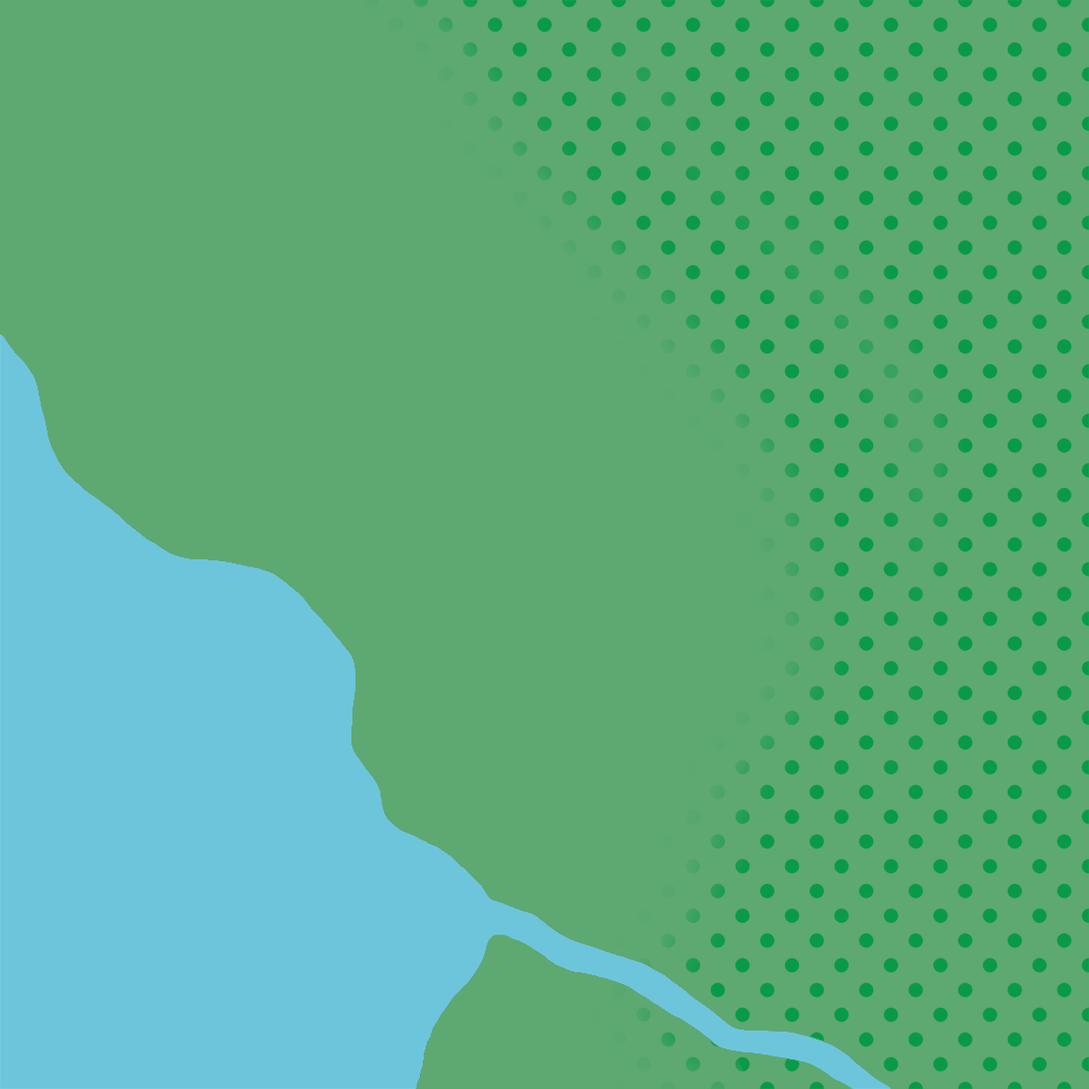
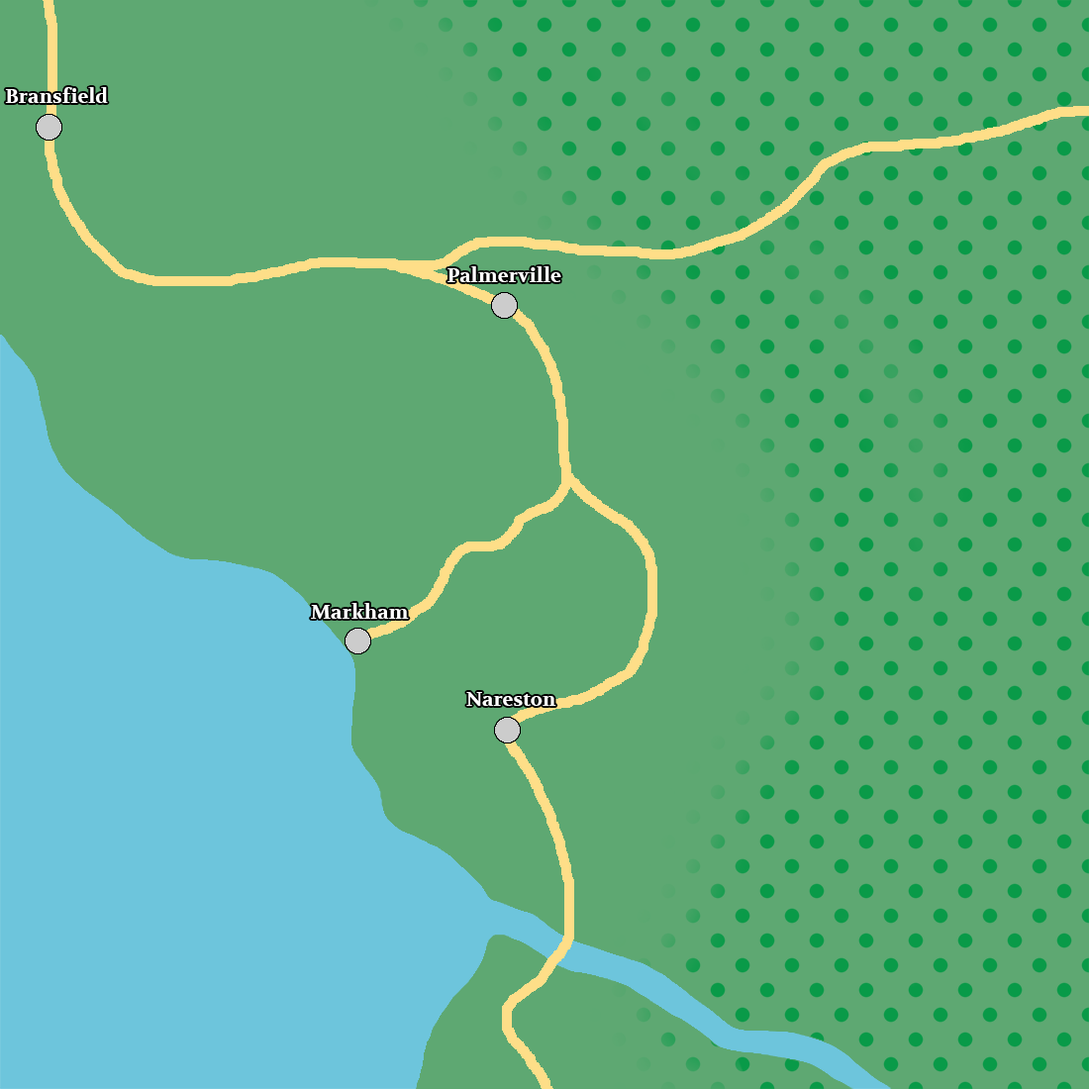
Layer changes from the first 1089 × 1089 image to the second:
added group "Markers" with 7 layers above "Geo" over <box>4,0,1089,1089</box>
added group "Labels" with 4 layers in group "Markers" over <box>4,87,562,706</box>
added layer "Markham" in group "Labels" over <box>310,602,409,619</box>
added layer "Nareston" in group "Labels" over <box>466,692,557,706</box>
added layer "Palmerville" in group "Labels" over <box>447,266,562,283</box>
added layer "Bransfield" in group "Labels" over <box>4,87,108,103</box>
added layer "Cities" in group "Markers" over <box>36,114,520,743</box>
added layer "Road" in group "Markers" over <box>42,0,1089,1089</box>
added group "Geo" with 4 layers over <box>2,0,1089,1089</box>
moved "Hills" into group "Geo" over <box>2,0,1089,1089</box>
moved "Forest" into group "Geo" over <box>326,105,1089,1089</box>
moved "Terrain" into group "Geo" over <box>2,0,1089,1089</box>
moved "Water" into group "Geo" over <box>2,0,1089,1089</box>
